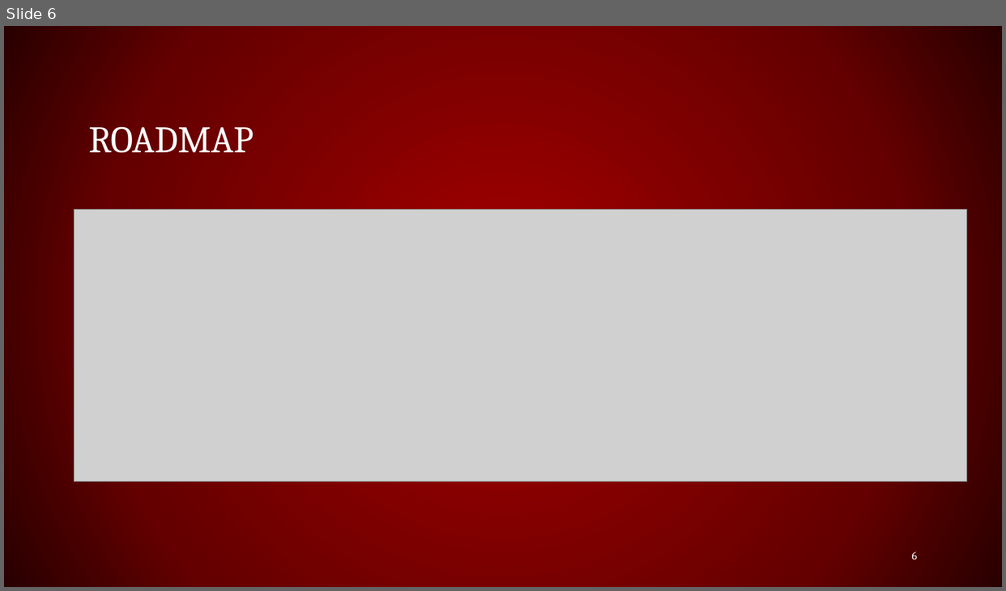
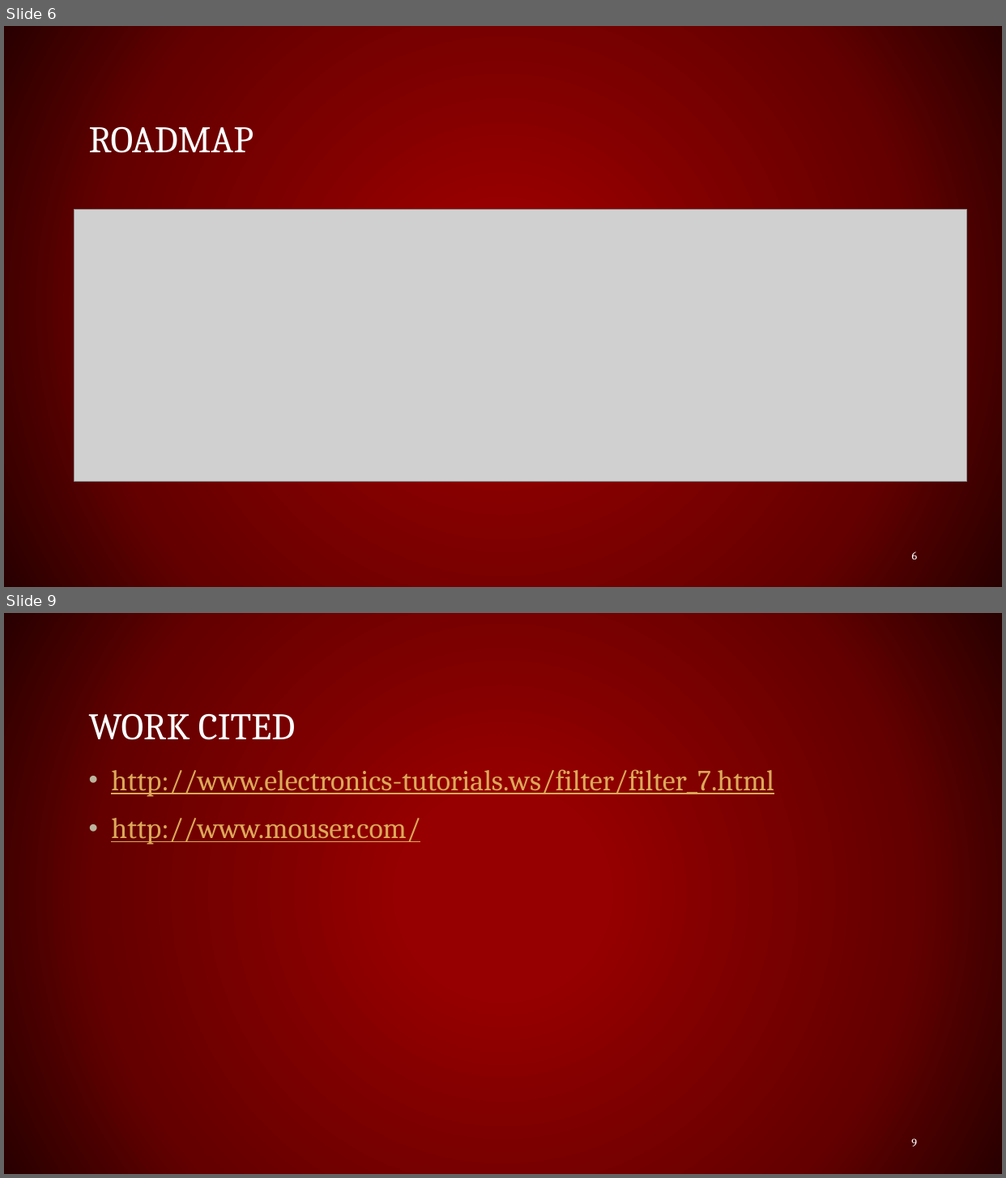
Before and after one commit to lmilam/Project-Lab-1-Group-4-, a slide deck: Group4Prez.pptx. Shown one above the other, each under a label of ours: slide 6 before the commit, slides 6 and 9 after it; the slides between them are not shown. The pictures are 1006x591 and 1006x1178 pixels, drawn with LibreOffice and Linux fonts; fonts in the diff are those of the drawing; grey boxes stand for pictures. Boxes give left, top, right and bottom in pixels: in the first picture for what was removed or moved away, otherwise in the second. Text is boxed around its words. In the diff, an @@ line names an element or a change of style, - is before the commit and + after.

```diff
--- a/Group4Prez.pptx
+++ b/Group4Prez.pptx
@@ slide 9 added at [4,613,1002,1174], background gradient #960000 to #650000 to #290000 @@
@@ title added at [89,713,295,740], 36 pt, text #FFFFFF @@
+WORK CITED
@@ text added at [111,764,774,845], 28 pt, text #DDA859, underline @@
+• http://www.electronics-tutorials.ws/filter/filter_7.html
+• http://www.mouser.com/
@@ page number added at [911,1139,917,1147], 11 pt, text #FFFFFF @@
+9
```
Also in this commit, not shown: 6 slides changed, 1 slide removed.
